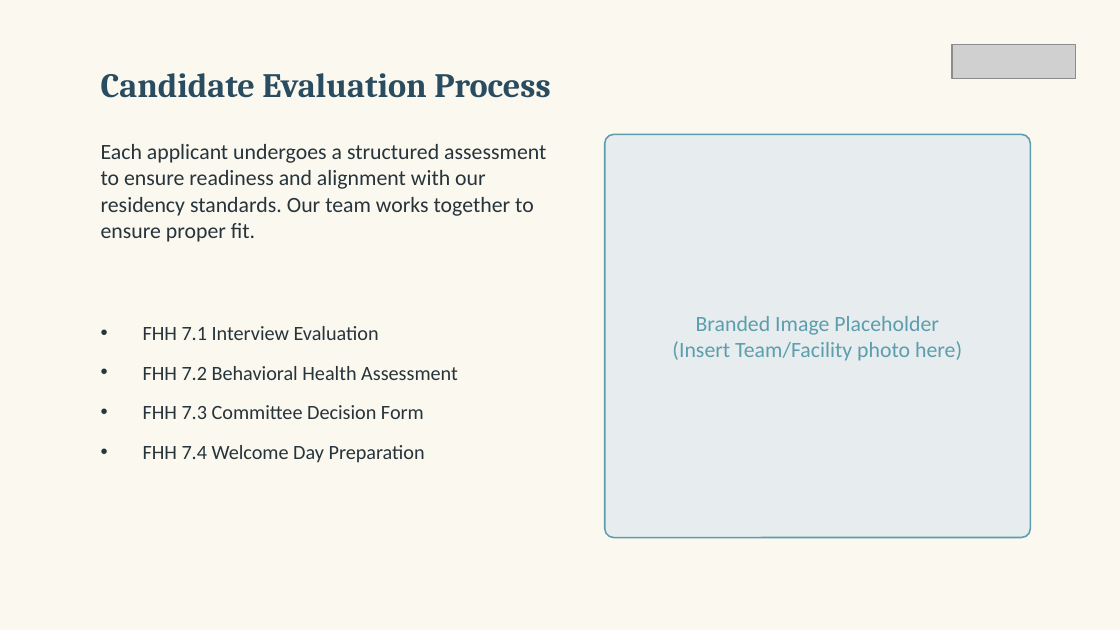
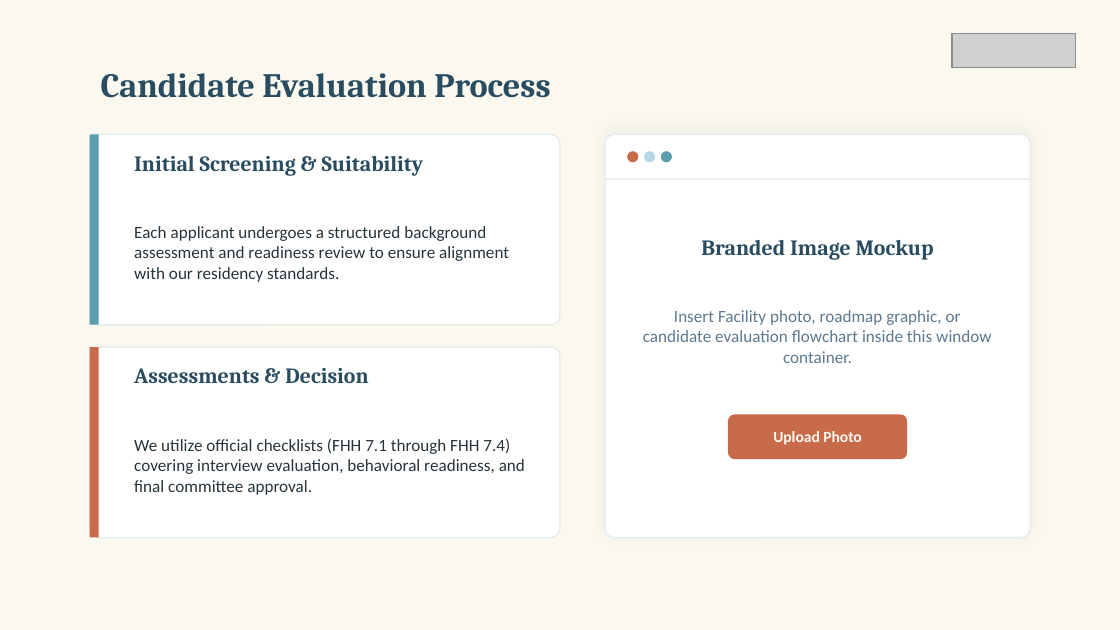
Before and after one commit to jlmiller12s/faith-haven-house-web, a slide deck: slide 5 of public/Faith-Haven-House-Presentation-Template.pptx. Drawn at 1120x630 pixels with LibreOffice and Linux fonts; fonts in the diff are those of the drawing; grey boxes stand for pictures. Boxes give left, top, right and bottom in pixels: in the first picture for what was removed or moved away, otherwise in the second. Text is boxed around its words. In the diff, an @@ line names an element or a change of style, - is before the commit and + after.

Commit message:
design: visually stunning, premium-grade asymmetric redesign of FHH PowerPoint presentation template

```diff
--- a/public/Faith-Haven-House-Presentation-Template.pptx
+++ b/public/Faith-Haven-House-Presentation-Template.pptx
@@ picture: place and size @@
-picture at bbox=[952, 45, 1075, 78]
+picture at bbox=[952, 34, 1075, 67]
@@ rounded rectangle added at bbox=[90, 134, 560, 325], fill #FFFFFF, outline #E7ECEE 1 pt @@
@@ rectangle added at bbox=[90, 134, 99, 325], fill #5C9EAD @@
@@ rounded rectangle at bbox=[605, 134, 1030, 538]: fill #E7ECEE to #FFFFFF; outline #5C9EAD 1 pt to #E7ECEE 1 pt; shadow on @@
@@ text added at bbox=[134, 156, 424, 176], 14 pt, text #294C60, bold @@
+Initial Screening & Suitability
@@ line added from (605, 179) to (1030, 179), #E7ECEE 1 pt @@
@@ ellipse added at bbox=[627, 151, 638, 162], fill #C86B4A @@
@@ ellipse added at bbox=[644, 151, 655, 162], fill #B8D8E8 @@
@@ ellipse added at bbox=[661, 151, 672, 162], fill #5C9EAD @@
@@ text at bbox=[134, 226, 509, 282]: text changed; size 14 to 11 pt @@
-Each applicant undergoes a structured assessment to ensure readiness and alignment with our residency standards. Our team works together to ensure proper fit.
+Each applicant undergoes a structured background assessment and readiness review to ensure alignment with our residency standards.
@@ text added at bbox=[701, 240, 934, 260], 14 pt, text #294C60, bold @@
+Branded Image Mockup
@@ text removed at bbox=[143, 326, 458, 463] @@
-• FHH 7.1 Interview Evaluation
-• FHH 7.2 Behavioral Health Assessment
-• FHH 7.3 Committee Decision Form
-• FHH 7.4 Welcome Day Preparation
@@ text added at bbox=[643, 310, 991, 363], 11 pt, text #5E7890 @@
+Insert Facility photo, roadmap graphic, or candidate evaluation flowchart inside this window container.
@@ text removed at bbox=[672, 316, 962, 361] @@
-Branded Image Placeholder
-(Insert Team/Facility photo here)
@@ rounded rectangle added at bbox=[90, 347, 560, 538], fill #FFFFFF, outline #E7ECEE 1 pt @@
@@ rectangle added at bbox=[90, 347, 99, 538], fill #C86B4A @@
@@ text added at bbox=[134, 368, 368, 383], 14 pt, text #294C60, bold @@
+Assessments & Decision
@@ rounded rectangle added at bbox=[728, 414, 907, 459], fill #C86B4A @@
@@ text added at bbox=[134, 438, 525, 495], 11 pt, text #27343B @@
+We utilize official checklists (FHH 7.1 through FHH 7.4) covering interview evaluation, behavioral readiness, and final committee approval.
@@ text added at bbox=[773, 431, 861, 445], 10 pt, text #FAF8EF, bold @@
+Upload Photo
```
Also in this commit, not shown: 6 other slides changed, 1 slide added, 1 slide removed.
